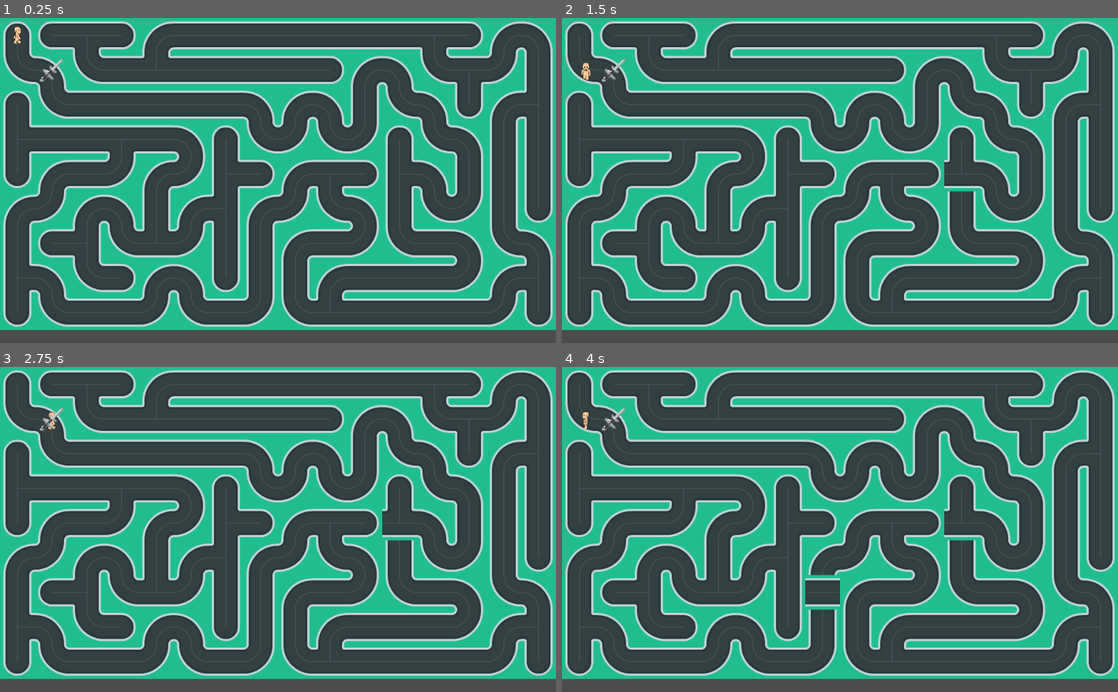
Above: before the commit, frames 1-4 (two rows, left to right).
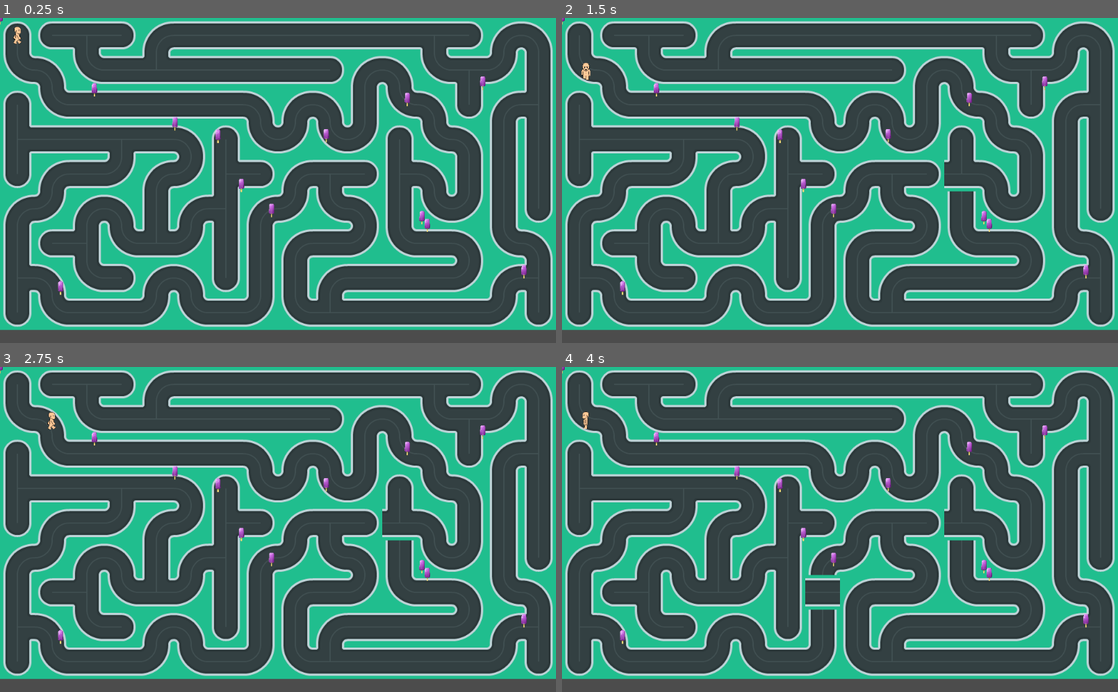
Above: after the commit, the same moments.

Repository: arsany007/BollyTheMalt
Game: Godot game, scene res://Maze.tscn
Two runs of this game, one before a commit and one after it. Both use one fixed random seed, a clock stepped at 60 frames per second and the inputs below.
Inputs (mouse positions are in pixels of both pictures, inside the frame that each line leads up to):
- Up to frame 1 (0.25 s): no input
- Up to frame 2 (1.5 s): tap Enter at 0.5 s; move the mouse to (962, 164) at 0.52 s; hold Right (ui_right) 0.53-1.28 s; click (962, 164) at 0.67 s; tap Space at 1.25 s; move the mouse to (728, 196) at 1.27 s; hold Down (ui_down) from 1.28 s (still down)
- Up to frame 3 (2.75 s): tap Enter at 2 s; move the mouse to (333, 458) at 2.02 s; release Down (ui_down) at 2.03 s; hold Right (ui_right) from 2.03 s (still down)
- Up to frame 4 (4 s): tap Space at 2.75 s; move the mouse to (812, 594) at 2.77 s; release Right (ui_right) at 2.78 s; hold Up (ui_up) 2.78-3.53 s; click (812, 594) at 2.92 s; tap Enter at 3.5 s; move the mouse to (1006, 578) at 3.52 s; hold Left (ui_left) from 3.53 s (still down)

The runs differ from the first frame. In frame 1, 0.5% of the frame differs, in the area x 0-95%, y 0-86%; in frame 2, 0.5%; in frame 3, 0.5%; in frame 4, 0.5%.
Error before the commit: Invalid get index 'get' (on base: 'Nil'). (res://Treasures.gd:26)
Error after the commit: Invalid get index 'position' (on base: 'Nil'). (res://IceCream.gd:31)

Commit message:
Changing Treasures to IceCreams

Diff:
--- /dev/null
+++ b/IceCream.gd
@@ -0,0 +1,34 @@
+extends Node2D
+
+const Layer_None = 0
+const Layer_Player_1 = 1
+const Layer_Player_2 = 2
+const Layer_Player_3 = 3
+const Layer_Player_4 = 4
+const Layer_Treasure = 5
+const Layer_Ground = 6
+
+
+const tile_size = 64  # tile size (in pixels)
+const maze_width = 16  # width of map (in tiles)
+const maze_height = 9  # height of map (in tiles)
+const center_cell_init = tile_size/2
+
+
+var sprite = null
+var init_pos_val = Vector2(0,0)
+var sprites = {"blackberry.png":init_pos_val, "bubblegum.png":init_pos_val ,"cherry.png":init_pos_val ,
+				"cola.png":init_pos_val ,"creamsoda.png":init_pos_val ,"lemon.png":init_pos_val
+				,"lime.png":init_pos_val ,"melon.png":init_pos_val ,"mojito.png":init_pos_val
+				,"orange.png":init_pos_val ,"passionfruit.png":init_pos_val ,"strawberry.png":init_pos_val}
+
+
+func _on_Area2D_body_entered(body):
+	if typeof(body) == typeof(KinematicBody2D): #bolly hit the treasure
+		var kinematic_body = body as KinematicBody2D
+
+		for sprite_key in sprites.keys():
+			if kinematic_body.position.x > sprites[sprite_key].x - center_cell_init && kinematic_body.position.x < sprites[sprite_key].x + center_cell_init:
+					if kinematic_body.position.y > sprites[sprite_key].y - center_cell_init && kinematic_body.position.y < sprites[sprite_key].y + center_cell_init:
+						var x=0
+	pass
--- a/Treasures.tscn
+++ b/IceCream.tscn
@@ -1,24 +1,22 @@
 [gd_scene load_steps=4 format=2]
 
-[ext_resource path="res://art/treasure1.png" type="Texture" id=1]
-[ext_resource path="res://Treasures.gd" type="Script" id=2]
+[ext_resource path="res://art/blackberry.png" type="Texture" id=1]
+[ext_resource path="res://IceCream.gd" type="Script" id=2]
 
-[sub_resource type="CapsuleShape2D" id=1]
-radius = 14.1529
-height = 35.3344
+[sub_resource type="RectangleShape2D" id=1]
+extents = Vector2( 5.81551, 12.8486 )
 
-[node name="Treasures" type="Node2D"]
-position = Vector2( 96, 96 )
+[node name="IceCream" type="Node2D"]
 script = ExtResource( 2 )
 
 [node name="Sprite" type="Sprite" parent="."]
+scale = Vector2( 0.05, 0.05 )
 texture = ExtResource( 1 )
 
 [node name="Area2D" type="Area2D" parent="."]
 
 [node name="CollisionShape2D" type="CollisionShape2D" parent="Area2D"]
-position = Vector2( -1, 0 )
-rotation = 0.78492
+position = Vector2( -0.219622, -0.101988 )
 shape = SubResource( 1 )
 
 [connection signal="body_entered" from="Area2D" to="." method="_on_Area2D_body_entered"]
--- a/Maze.gd
+++ b/Maze.gd
@@ -10,18 +10,19 @@
 var cell_walls = {Vector2(0, -1): N, Vector2(1, 0): E,
 				  Vector2(0, 1): S, Vector2(-1, 0): W}
 
-var tile_size = 64  # tile size (in pixels)
-var width = 16  # width of map (in tiles)
-var height = 9  # height of map (in tiles)
+const tile_size = 64  # tile size (in pixels)
+const maze_width = 16  # width of map (in tiles)
+const maze_height = 9  # height of map (in tiles)
+const center_cell_init = tile_size/2
 
 # get a reference to the map for convenience
 onready var Map = $TileMap
-onready var TreasuresMap = $TreasuresMap
+onready var TreasuresMap = $TreasuresMaponready
 onready var Player1 = $Player
 
 func _ready():
 	randomize()
-	tile_size = Map.cell_size
+	Map.cell_size = Vector2(tile_size,tile_size)
 	make_maze()
 
 func check_neighbors(cell, unvisited):
@@ -37,8 +38,8 @@
 	var stack = []
 	# fill the map with solid tiles
 	Map.clear()
-	for x in range(width):
-		for y in range(height):
+	for x in range(maze_width):
+		for y in range(maze_height):
 			unvisited.append(Vector2(x, y))
 			Map.set_cellv(Vector2(x, y), N|E|S|W)
 	var current = Vector2(0, 0)
@@ -61,23 +62,43 @@
 			current = stack.pop_back()
 		#yield(get_tree(), 'idle_frame')
 	#RandomRotate()
-	AddTreasures()
+	#AddTreasures()
+	AddIcecreams()
+
+func AddIcecreams():
+	var icecream_node = null
+	var icecream_instance = null
+	var init_pos_val = Vector2(0,0)
+	var icecreams = {"blackberry.png":init_pos_val, "bubblegum.png":init_pos_val ,"cherry.png":init_pos_val ,
+				"cola.png":init_pos_val ,"creamsoda.png":init_pos_val ,"lemon.png":init_pos_val
+				,"lime.png":init_pos_val ,"melon.png":init_pos_val ,"mojito.png":init_pos_val
+				,"orange.png":init_pos_val ,"passionfruit.png":init_pos_val ,"strawberry.png":init_pos_val}
+
+	for icecream_key in icecreams.keys():
+		icecream_node = load("res://IceCream.tscn")
+		icecream_instance = icecream_node.instance()
+		#icecream_node.Sprite.texture = load("res://art/" + sprite_key)
+
+		var rand_x = tile_size* rand_range(1,maze_width-1)
+		var rand_y = tile_size* rand_range(1,maze_height-1)
+		icecream_instance.position = Vector2(center_cell_init+ rand_x, center_cell_init+ rand_y )
+
+		add_child(icecream_instance)
+
+		icecreams[icecream_key] = icecream_instance.position
 
 func AddTreasures():
+
 	for i in TREASURES_NUMBER:
-		var rand_x = rand_range(1,15)
-		var rand_y = rand_range(1,8)
+		var rand_x = rand_range(1,maze_width-1)
+		var rand_y = rand_range(1,maze_height-1)
 
 		TreasuresMap.set_cellv(Vector2(rand_x, rand_y ), i)
 
 
-	#var treasure_scene = load("res://Treasure.tscn")
-	#var treasure_instance = treasure_scene.instance()
-	#add_child(treasure_instance)
-
 func RandomRotate():
-	for x in range(1,width-2): # disable rotating corners (player's init pos)
-		for y in range(1,height-2):
+	for x in range(1,maze_width-2): # disable rotating corners (player's init pos)
+		for y in range(1,maze_height-2):
 			Rotate(Vector2(x, y),rand_range(0,3))
 
 
@@ -101,6 +122,6 @@
 	Rotate(cell, 1)
 
 func position_to_cell(position):
-	var cell_x = floor( position.x / 64 )
-	var cell_y = floor( position.y / 64 )
+	var cell_x = floor( position.x / tile_size )
+	var cell_y = floor( position.y / tile_size )
 	return Vector2(cell_x,cell_y)
--- a/Maze.tscn
+++ b/Maze.tscn
@@ -1,107 +1,23 @@
-[gd_scene load_steps=14 format=2]
+[gd_scene load_steps=6 format=2]
 
 [ext_resource path="res://Maze.gd" type="Script" id=1]
 [ext_resource path="res://TileMap.gd" type="Script" id=2]
-[ext_resource path="res://art/treasure1.png" type="Texture" id=3]
-[ext_resource path="res://art/treasure2.png" type="Texture" id=4]
-[ext_resource path="res://art/treasure3.png" type="Texture" id=5]
+[ext_resource path="res://IceCream.tscn" type="PackedScene" id=3]
 [ext_resource path="res://PlayerKini.tscn" type="PackedScene" id=6]
-[ext_resource path="res://TreasuresMap.gd" type="Script" id=7]
-[ext_resource path="res://Treasures.tscn" type="PackedScene" id=8]
 [ext_resource path="res://Maze.tres" type="TileSet" id=18]
-
-[sub_resource type="ConvexPolygonShape2D" id=2]
-points = PoolVector2Array( 48.6071, 49.9467, 0.381836, 49.9467, 0.381836, 0.381836, 48.6071, 0.381836 )
-
-[sub_resource type="ConvexPolygonShape2D" id=3]
-points = PoolVector2Array( 53.2957, 54.291, 0.381836, 54.291, 0.381836, 0.372437, 53.2957, 0.372437 )
-
-[sub_resource type="ConvexPolygonShape2D" id=4]
-points = PoolVector2Array( 57.3145, 56, 0.381836, 56, 0.381836, 0.0328522, 57.3145, 0.0328522 )
-
-[sub_resource type="TileSet" id=1]
-0/name = "treasure1.png 0"
-0/texture = ExtResource( 3 )
-0/tex_offset = Vector2( 0, 0 )
-0/modulate = Color( 1, 1, 1, 1 )
-0/region = Rect2( 0, 0, 49, 50 )
-0/tile_mode = 0
-0/occluder_offset = Vector2( 0, 0 )
-0/navigation_offset = Vector2( 0, 0 )
-0/shape_offset = Vector2( 0, 0 )
-0/shape_transform = Transform2D( 1, 0, 0, 1, 0, 0 )
-0/shape = SubResource( 2 )
-0/shape_one_way = false
-0/shape_one_way_margin = 1.0
-0/shapes = [ {
-"autotile_coord": Vector2( 0, 0 ),
-"one_way": false,
-"one_way_margin": 1.0,
-"shape": SubResource( 2 ),
-"shape_transform": Transform2D( 1, 0, 0, 1, 0, 0 )
-} ]
-0/z_index = 0
-1/name = "treasure2.png 1"
-1/texture = ExtResource( 4 )
-1/tex_offset = Vector2( 0, 0 )
-1/modulate = Color( 1, 1, 1, 1 )
-1/region = Rect2( 0, -2, 54, 55 )
-1/tile_mode = 0
-1/occluder_offset = Vector2( 0, 0 )
-1/navigation_offset = Vector2( 0, 0 )
-1/shape_offset = Vector2( 0, 0 )
-1/shape_transform = Transform2D( 1, 0, 0, 1, 0, 0 )
-1/shape = SubResource( 3 )
-1/shape_one_way = false
-1/shape_one_way_margin = 1.0
-1/shapes = [ {
-"autotile_coord": Vector2( 0, 0 ),
-"one_way": false,
-"one_way_margin": 1.0,
-"shape": SubResource( 3 ),
-"shape_transform": Transform2D( 1, 0, 0, 1, 0, 0 )
-} ]
-1/z_index = 0
-2/name = "treasure3.png 2"
-2/texture = ExtResource( 5 )
-2/tex_offset = Vector2( 0, 0 )
-2/modulate = Color( 1, 1, 1, 1 )
-2/region = Rect2( 0, -3, 58, 56 )
-2/tile_mode = 0
-2/occluder_offset = Vector2( 0, 0 )
-2/navigation_offset = Vector2( 0, 0 )
-2/shape_offset = Vector2( 0, 0 )
-2/shape_transform = Transform2D( 1, 0, 0, 1, 0, 0 )
-2/shape = SubResource( 4 )
-2/shape_one_way = false
-2/shape_one_way_margin = 1.0
-2/shapes = [ {
-"autotile_coord": Vector2( 0, 0 ),
-"one_way": false,
-"one_way_margin": 1.0,
-"shape": SubResource( 4 ),
-"shape_transform": Transform2D( 1, 0, 0, 1, 0, 0 )
-} ]
-2/z_index = 0
 
 [node name="Maze" type="Node2D"]
 script = ExtResource( 1 )
 
 [node name="TileMap" type="TileMap" parent="."]
 tile_set = ExtResource( 18 )
+cell_tile_origin = 1
 show_collision = true
 format = 1
 script = ExtResource( 2 )
 
-[node name="TreasuresMap" type="TileMap" parent="."]
-visible = false
-tile_set = SubResource( 1 )
-format = 1
-script = ExtResource( 7 )
-
 [node name="PlayerKini" parent="." instance=ExtResource( 6 )]
 
-[node name="Treasures" parent="." instance=ExtResource( 8 )]
+[node name="IceCream" parent="." instance=ExtResource( 3 )]
 
 [connection signal="signal_rotate_cell" from="TileMap" to="." method="_on_TileMap_signal_rotate_cell"]
-[connection signal="hit" from="PlayerKini" to="TreasuresMap" method="_on_PlayerKini_hit"]
--- a/Treasure.tscn
+++ /dev/null
@@ -1,16 +0,0 @@
-[gd_scene load_steps=3 format=2]
-
-[ext_resource path="res://icon.png" type="Texture" id=1]
-
-[sub_resource type="RectangleShape2D" id=1]
-extents = Vector2( 31.5, 31.5 )
-
-[node name="Treasure" type="RigidBody2D"]
-gravity_scale = 0.0
-
-[node name="CollisionShape2D" type="CollisionShape2D" parent="."]
-position = Vector2( -0.5, -0.5 )
-shape = SubResource( 1 )
-
-[node name="Sprite" type="Sprite" parent="."]
-texture = ExtResource( 1 )
--- a/Treasures.gd
+++ /dev/null
@@ -1,26 +0,0 @@
-extends Node2D
-
-const Layer_None = 0
-const Layer_Player_1 = 1
-const Layer_Player_2 = 2
-const Layer_Player_3 = 3
-const Layer_Player_4 = 4
-const Layer_Treasure = 5
-const Layer_Ground = 6
-
-#var sprite = null;
-const sprites = [ "treasure1.png", "treasure2.png",
-		"treasure3.png"]
-
-
-func _ready():
-	#sprite = Sprite.new()
-	#sprite.texture = load("res://art/" + sprites[randi()%sprites.size()])
-	#add_child(sprite)
-	pass
-
-
-func _on_Area2D_body_entered(body):
-	if typeof(body) == typeof(KinematicBody2D): #bolly hit the treasure
-		var kinematic_body = body as KinematicBody2D
-		kinematic_body.get
Binary file added: art/blackberry.png
Not shown, changed: art/blackberry.png.import
Binary file added: art/bubblegum.png
Not shown, changed: art/bubblegum.png.import
Binary file added: art/cherry.png
Not shown, added: art/cherry.png.import
Binary file added: art/cola.png
Not shown, added: art/cola.png.import
Binary file added: art/creamsoda.png
Not shown, changed: art/creamsoda.png.import
Binary file added: art/lemon.png
Not shown, added: art/lemon.png.import
(and 15 more such lines)
